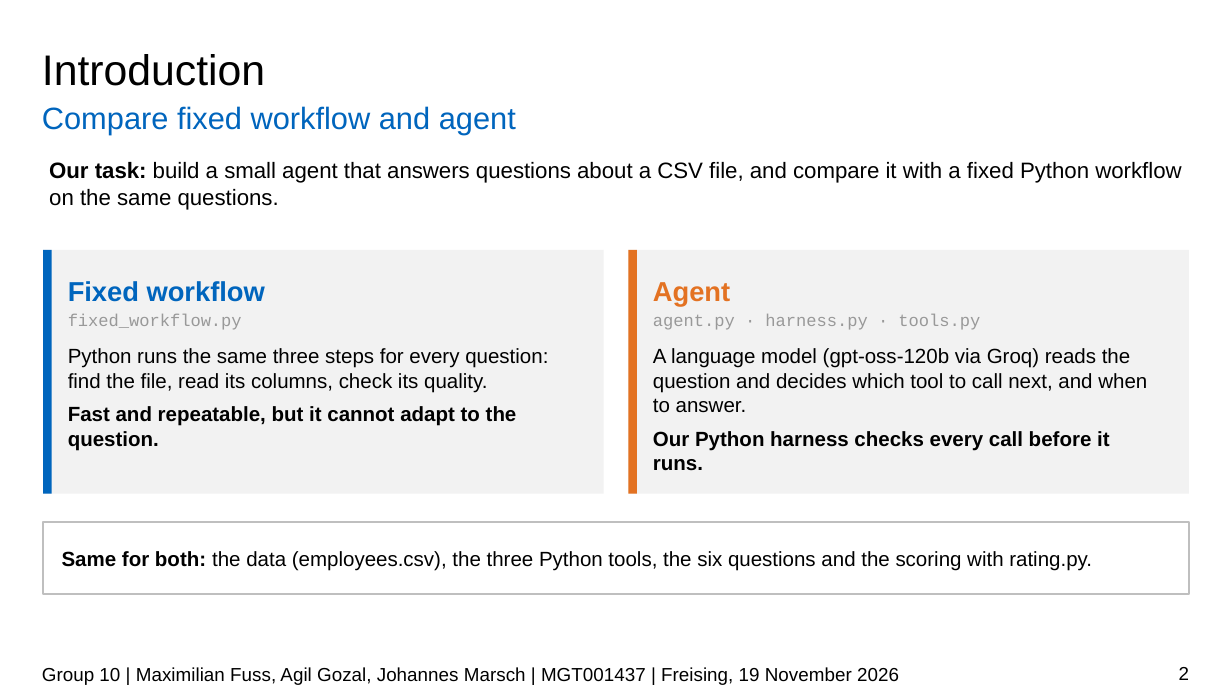
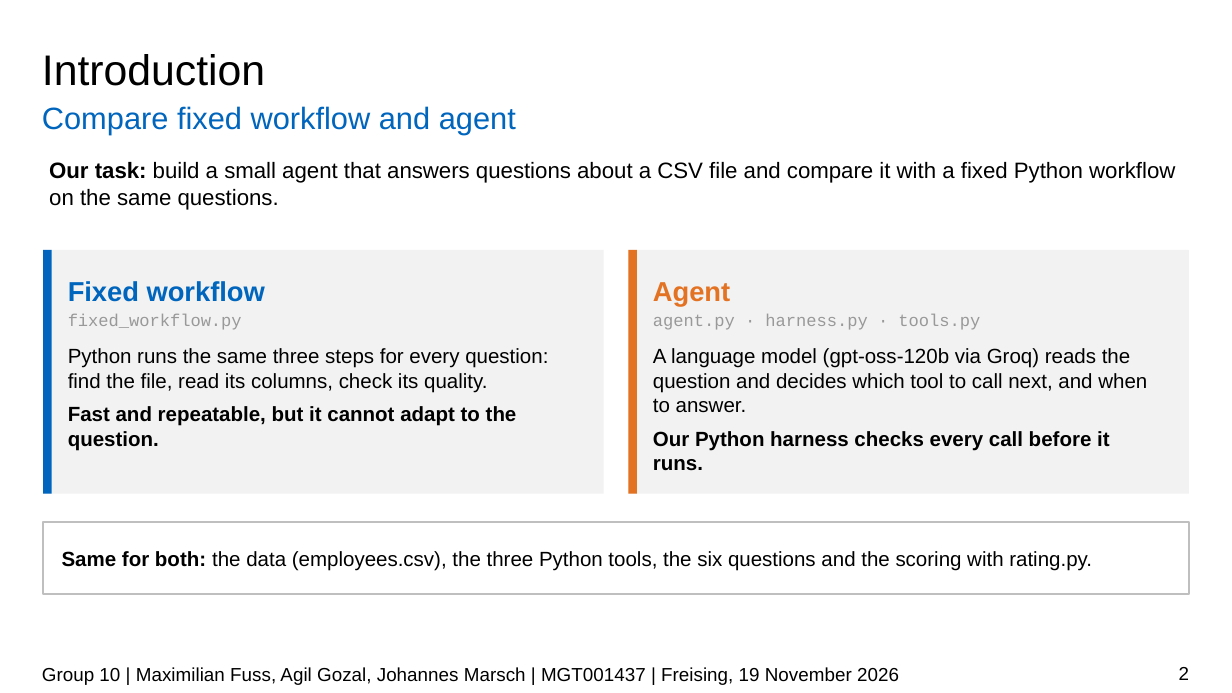
Before and after one commit to JPMarsch/Python_Group_10, a slide deck: slide 2 of presentation/G10_presentation.pptx. Drawn at 1232x693 pixels with LibreOffice and Linux fonts; fonts in the diff are those of the drawing; background and template pictures are left out. Boxes give left, top, right and bottom in pixels: in the first picture for what was removed or moved away, otherwise in the second. Text is boxed around its words. In the diff, an @@ line names an element or a change of style, - is before the commit and + after.

```diff
--- a/presentation/G10_presentation.pptx
+++ b/presentation/G10_presentation.pptx
@@ text at (x1=49, y1=162, x2=1175, y2=210): text changed @@
-Our task: build a small agent that answers questions about a CSV file, and compare it with a fixed Python workflow on the same questions.
+Our task: build a small agent that answers questions about a CSV file and compare it with a fixed Python workflow on the same questions.
```
Also in this commit, not shown: 4 other slides changed.
